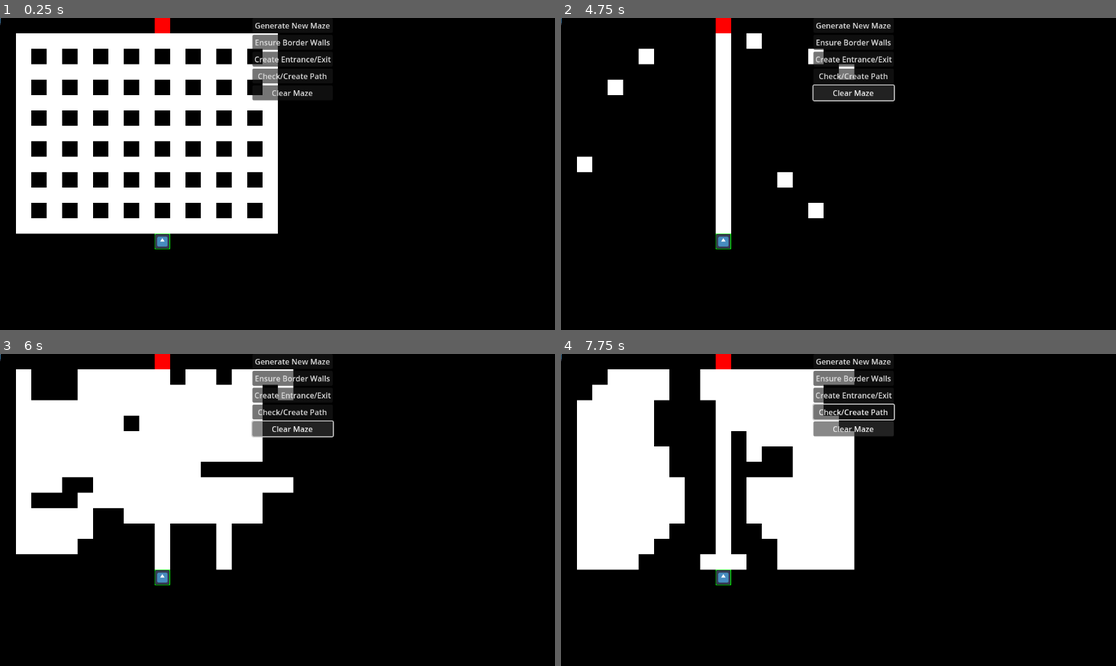
Above: before the commit, frames 1-4 (two rows, left to right).
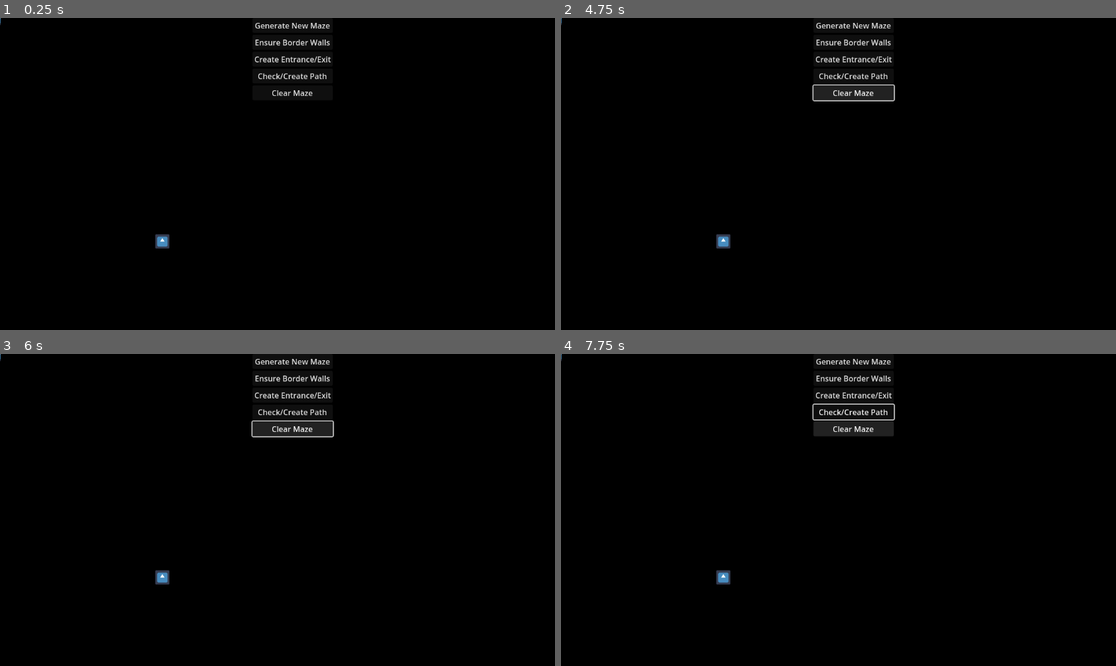
Above: after the commit, the same moments.

Repository: de43gy/complete-darkness-horror-to-pashtet-gamejam
Game: Godot game, scene res://scenes/main/main/main.tscn
Same seed, same stepped clock (60 frames per second), same inputs: the game is played once before the commit and once after it. The engine's default icon, where the game draws it, is replaced by a stand-in: a white triangle on a blue panel in a dark square.
Inputs:
- Up to frame 1 (0.25 s): no input
- Up to frame 2 (4.75 s): click "Generate New Maze" at 0.5 s; click "Generate New Maze" at 1.25 s; click "Ensure Border Walls" at 2 s; click "Check/Create Path" at 2.75 s; click "Clear Maze" at 3.5 s; tap Enter at 4.25 s; hold Right (ui_right) from 4.28 s (still down); tap Space (ui_select) at 4.52 s
- Up to frame 3 (6 s): tap Space (ui_select) at 5, 5.27 s; release Right (ui_right) at 5.03 s; hold Down (ui_down) 5.03-5.78 s; tap Enter at 5.75 s; hold Right (ui_right) from 5.78 s (still down)
- Up to frame 4 (7.75 s): tap Space (ui_select) at 6.5, 6.77, 7.52 s; release Right (ui_right) at 6.53 s; hold Up (ui_up) 6.53-7.28 s; tap Enter at 7.25 s; hold Left (ui_left) from 7.28 s (still down)

The runs differ from the first frame. In frame 1, 24% of the frame differs, in the area x 2-51%, y 0-75%; in frame 2, 3.2%; in frame 3, 22%; in frame 4, 24%.
Error after the commit: Invalid call. Nonexistent function 'resize' in base 'Nil'. (res://scenes/main/labyrinth/labyrinth.gd:75)

Commit message:
optimized , directly setting the array sizes

Diff:
--- a/scenes/main/labyrinth/labyrinth.gd
+++ b/scenes/main/labyrinth/labyrinth.gd
@@ -68,14 +68,16 @@
 		print("Path found, length: ", path.size())
 
 func initialize_maze_arrays():
-	maze.clear()
-	visited.clear()
-	for y in range(HEIGHT):
-		maze.append([])
-		visited.append([])
-		for x in range(WIDTH):
-			maze[y].append(WALL)
-			visited[y].append(false)
+	maze.resize(HEIGHT)
+	visited.resize(HEIGHT)
+
+	for y in range(HEIGHT):
+		maze[y].resize(WIDTH)
+		visited[y].resize(WIDTH)
+		for x in range(WIDTH):
+			maze[y][x] = WALL
+			visited[y][x] = false
+
 
 func find_path(start: Vector2, end: Vector2) -> Array:
 	var queue = [start]
